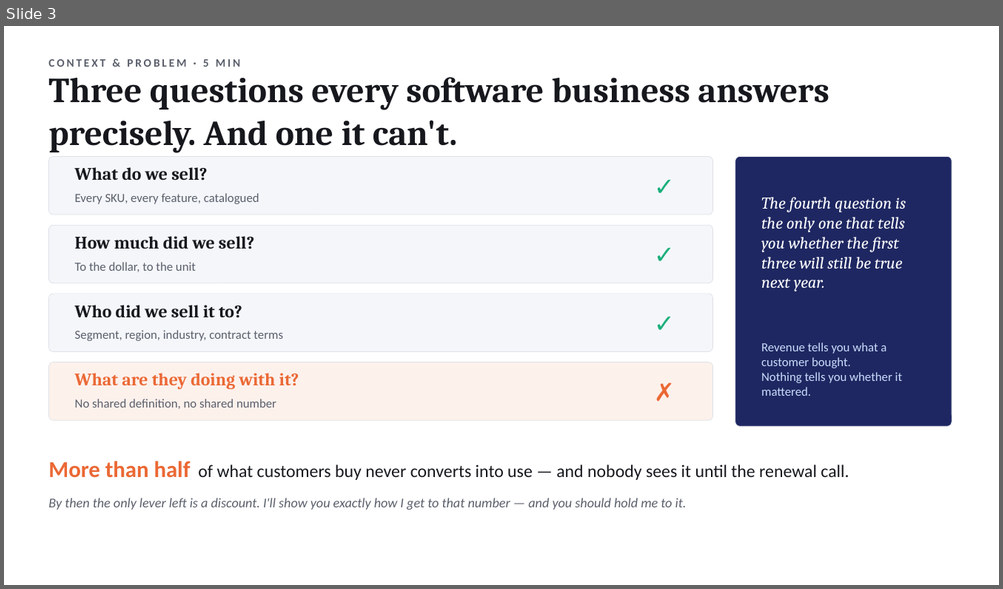
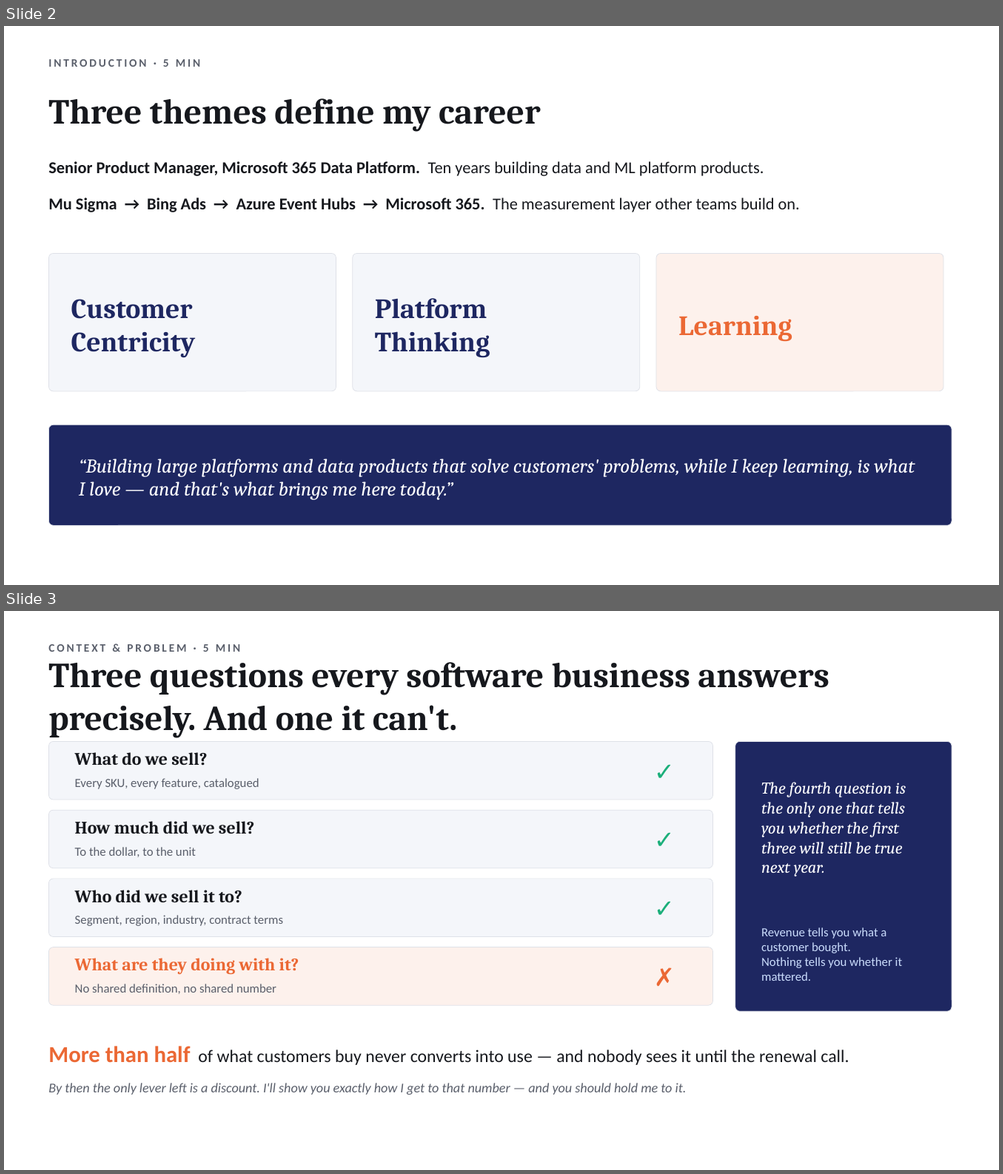
Before and after one commit to suraj-iyer9/AnalyticsFW-Aug2026, a slide deck: docs/executive_deck.pptx. Shown one above the other, each under a label of ours: slide 3 before the commit, slides 2 and 3 after it. The pictures are 1003x589 and 1003x1174 pixels, drawn with LibreOffice and Linux fonts; fonts in the diff are those of the drawing. Boxes give left, top, right and bottom in pixels: in the first picture for what was removed or moved away, otherwise in the second. Text is boxed around its words. In the diff, an @@ line names an element or a change of style, - is before the commit and + after.

Commit message:
Slide 2 rebuild, title slide name only, VRR occupancy reframe, quadrant slider fix

```diff
--- a/docs/executive_deck.pptx
+++ b/docs/executive_deck.pptx
@@ slide 2 added at (x1=4, y1=26, x2=999, y2=585), background #FFFFFF @@
@@ text added at (x1=48, y1=59, x2=200, y2=67), 11 pt, text #5A5F6B, bold @@
+INTRODUCTION · 5 MIN
@@ text added at (x1=48, y1=99, x2=540, y2=131), 34 pt, text #16181D, bold @@
+Three themes define my career
@@ text added at (x1=48, y1=161, x2=764, y2=176), 16 pt, text #16181D, bold @@
+Senior Product Manager, Microsoft 365 Data Platform. Ten years building data and ML platform products.
@@ text added at (x1=48, y1=198, x2=800, y2=212), 16 pt, text #16181D, bold @@
+Mu Sigma → Bing Ads → Azure Event Hubs → Microsoft 365. The measurement layer other teams build on.
@@ rounded rectangle added at (x1=48, y1=254, x2=336, y2=392), fill #F4F6FA, outline #DEE1E8 0.5 pt @@
@@ rounded rectangle added at (x1=353, y1=254, x2=640, y2=392), fill #F4F6FA, outline #DEE1E8 0.5 pt @@
@@ rounded rectangle added at (x1=656, y1=254, x2=943, y2=392), fill #FDF1EC, outline #DEE1E8 0.5 pt @@
@@ text added at (x1=71, y1=299, x2=196, y2=358), 27 pt, text #1E2761, bold @@
+Customer
+Centricity
@@ text added at (x1=375, y1=298, x2=489, y2=358), 27 pt, text #1E2761, bold @@
+Platform
+Thinking
@@ text added at (x1=678, y1=316, x2=791, y2=341), 27 pt, text #EB6834, bold @@
+Learning
@@ rounded rectangle added at (x1=48, y1=425, x2=951, y2=526), fill #1E2761, outline #DEE1E8 0.5 pt @@
@@ text added at (x1=79, y1=459, x2=914, y2=500), 19 pt, text #FFFFFF, italic @@
+“Building large platforms and data products that solve customers' problems, while I keep learning, is what I love — and that's what brings me here today.”
```
Also in this commit, not shown: 3 slides changed, 1 slide removed, 3 other files.
